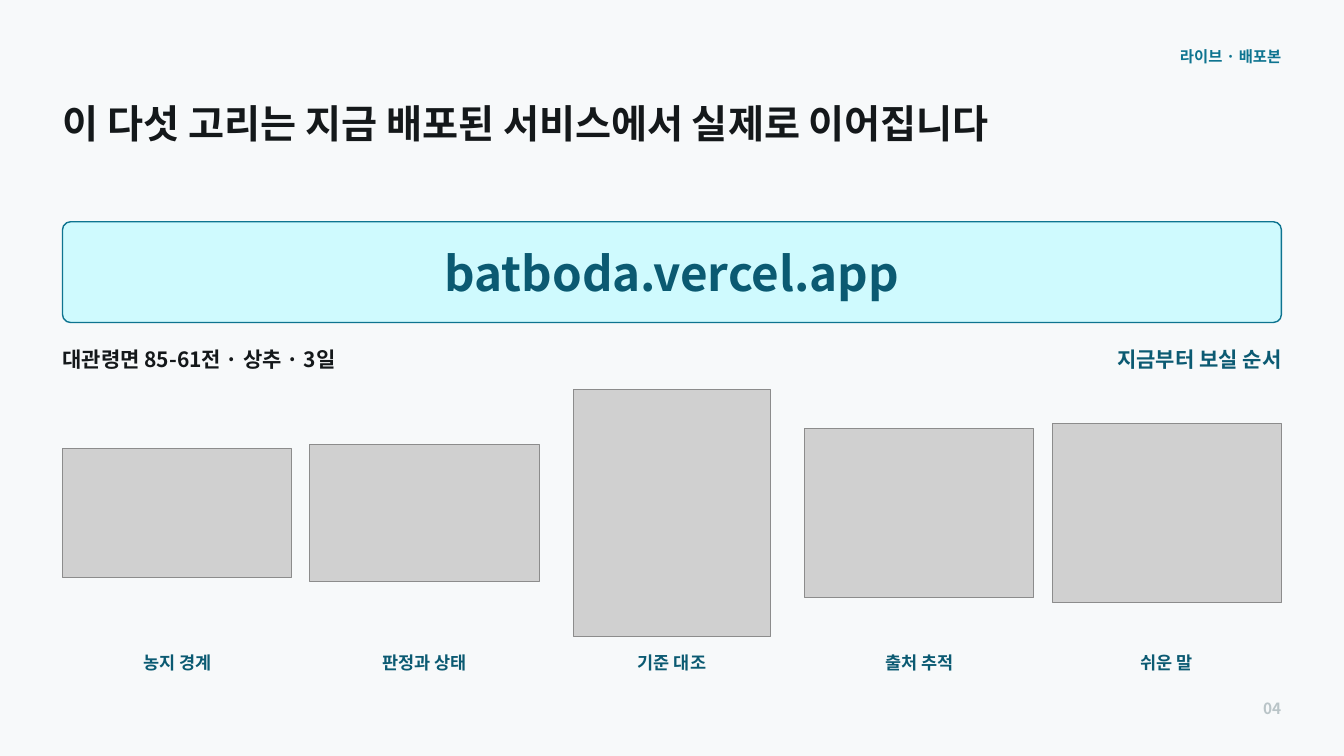
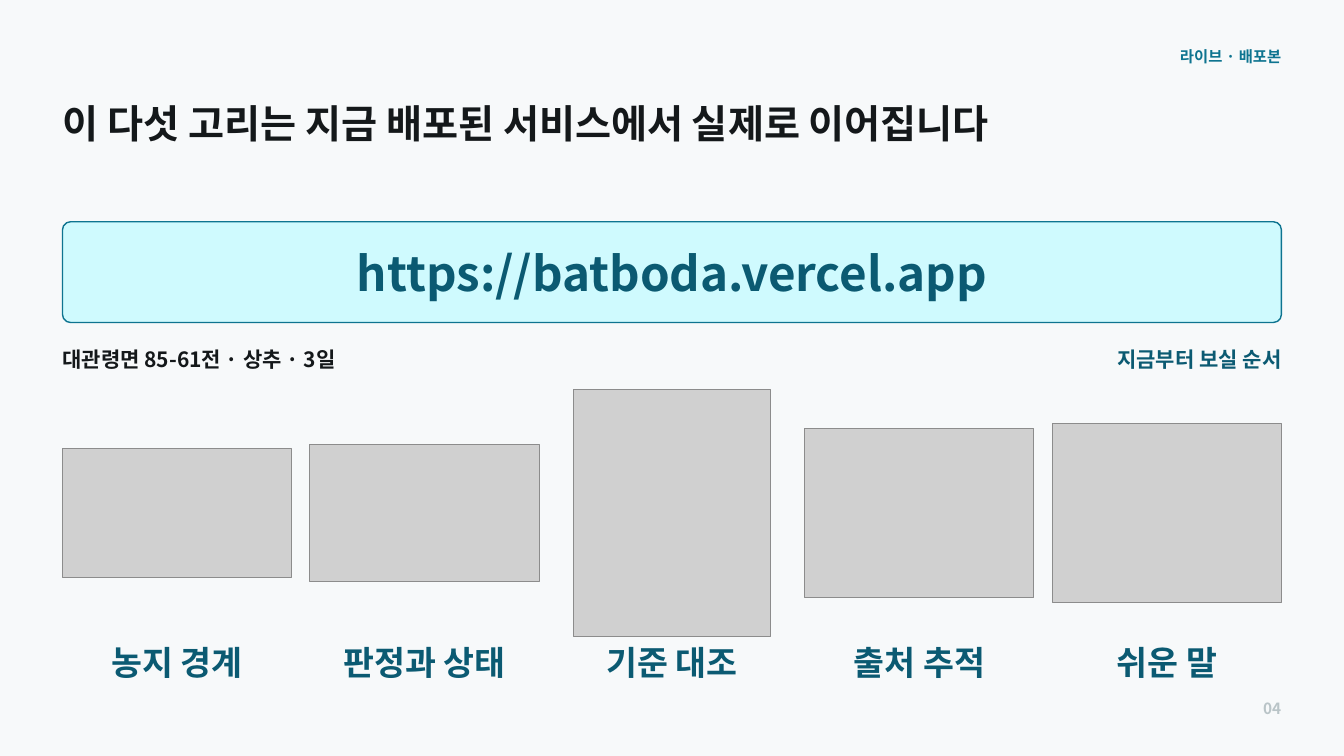
Before and after one commit to kzming2007/batboda, a slide deck: slide 4 of 발표/20260805_밭보다_본선발표_v8.pptx. Drawn at 1344x756 pixels with LibreOffice and Linux fonts; fonts in the diff are those of the drawing; grey boxes stand for pictures. Boxes give left, top, right and bottom in pixels: in the first picture for what was removed or moved away, otherwise in the second. Text is boxed around its words. In the diff, an @@ line names an element or a change of style, - is before the commit and + after.

```diff
--- a/발표/20260805_밭보다_본선발표_v8.pptx
+++ b/발표/20260805_밭보다_본선발표_v8.pptx
@@ text at (x1=357, y1=252, x2=987, y2=302): text changed @@
-batboda.vercel.app
+https://batboda.vercel.app
@@ size 12.5 to 24 pt in 5 elements at (x1=112, y1=647, x2=243, y2=678), (x1=343, y1=647, x2=506, y2=678), (x1=606, y1=647, x2=738, y2=678), (x1=854, y1=646, x2=985, y2=678), (x1=1117, y1=647, x2=1217, y2=678) @@
```
Also in this commit, not shown: 2 other slides changed, 2 other files.
